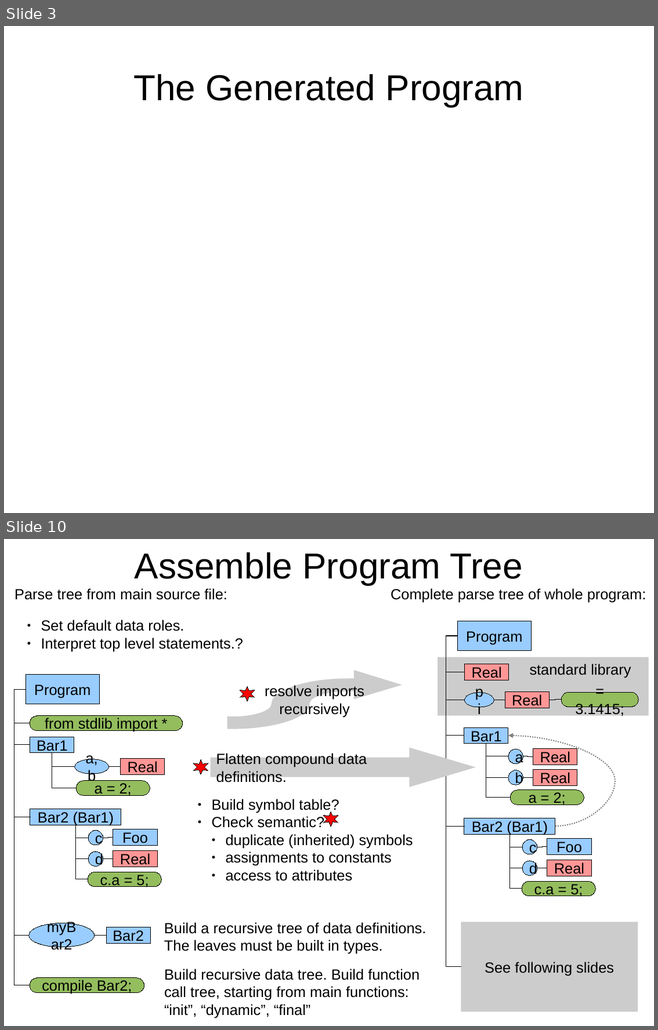
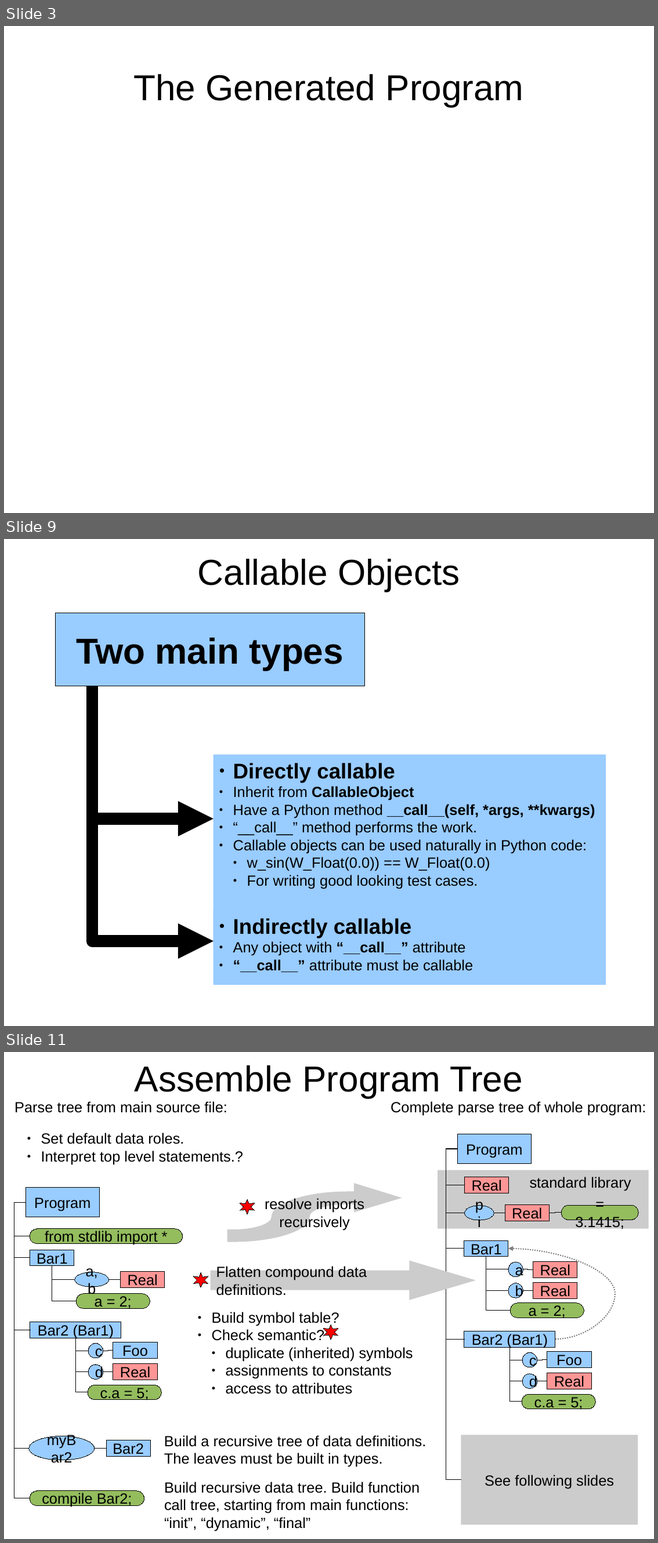
Before and after one commit to eike-welk/freeode, a slide deck: freeode_py/SIML Compiler Outline.odp. Shown one above the other, each under a label of ours: slides 3 and 10 before the commit, slides 3, 9 and 11 after it; the slides between them are not shown. The pictures are 658x1030 and 658x1543 pixels, drawn with LibreOffice and Linux fonts; fonts in the diff are those of the drawing. Boxes give left, top, right and bottom in pixels: in the first picture for what was removed or moved away, otherwise in the second. Text is boxed around its words. In the diff, an @@ line names an element or a change of style, - is before the commit and + after.

```diff
--- a/freeode_py/SIML Compiler Outline.odp
+++ b/freeode_py/SIML Compiler Outline.odp
@@ slide 9 added at bbox=[4, 539, 654, 1026], background #FFFFFF @@
@@ title added at bbox=[198, 559, 459, 591], 44 pt, text #000000 @@
+Callable Objects
@@ rectangle added at bbox=[55, 613, 129, 686], fill #99CCFF, outline #000000 0 pt @@
@@ rectangle added at bbox=[55, 613, 365, 686], fill #99CCFF, outline #000000 0 pt, 44 pt, text #000000, bold @@
+Two main types
@@ elbow arrow added from (92, 686) to (213, 942), #000000 14.4 pt @@
@@ elbow arrow added from (92, 686) to (213, 819), #000000 14.4 pt @@
@@ rectangle added at bbox=[213, 755, 606, 950], fill #99CCFF, 18 pt, text #000000 @@
+● Directly callable
+● Inherit from CallableObject
+● Have a Python method __call__(self, *args, **kwargs)
+● “__call__” method performs the work.
+● Callable objects can be used naturally in Python code:
+  ● w_sin(W_Float(0.0)) == W_Float(0.0)
+  ● For writing good looking test cases.
@@ rectangle added at bbox=[213, 910, 606, 984], fill #99CCFF, 18 pt, text #000000 @@
+● Indirectly callable
+● Any object with “__call__” attribute
+● “__call__” attribute must be callable
@@ what was slide 10 is now slide 11 @@
```
Also in this commit, not shown: 5 slides changed, 2 other slides added, 2 slides removed, 3 other files.
